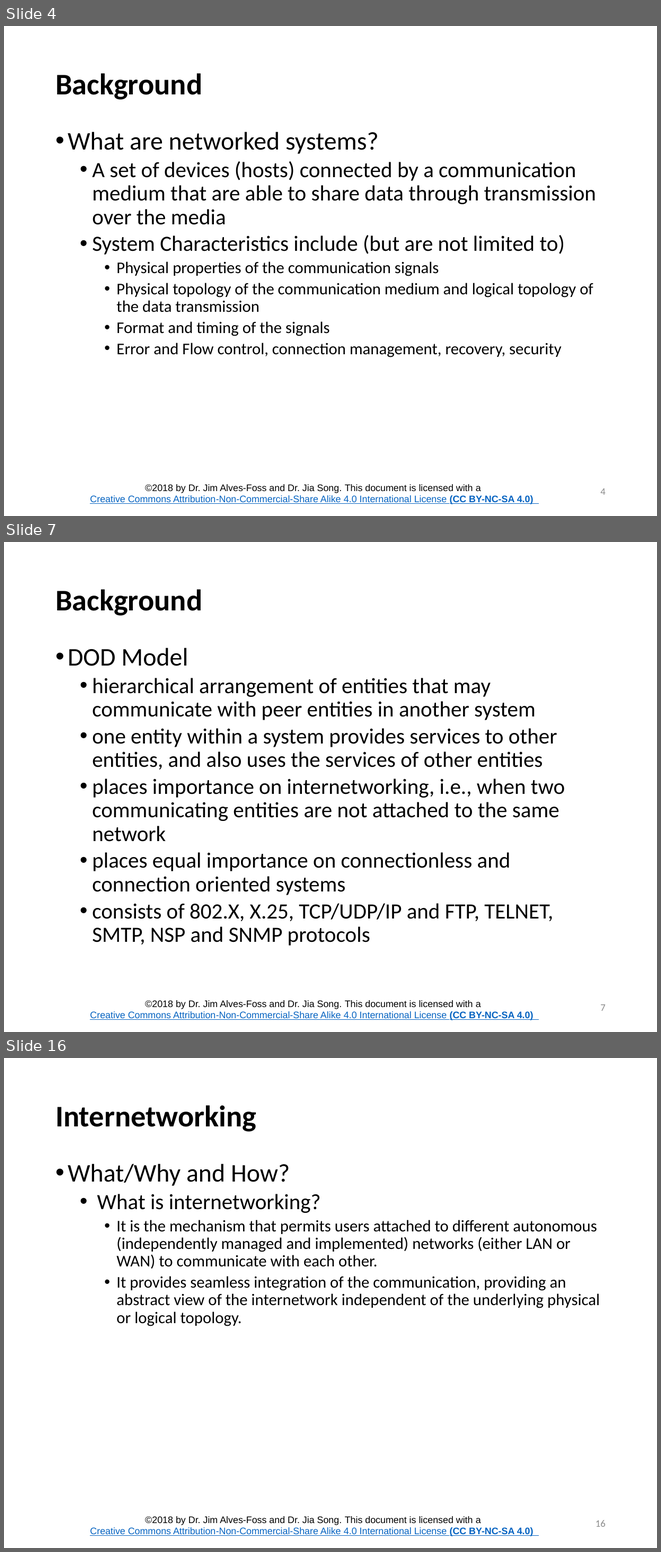
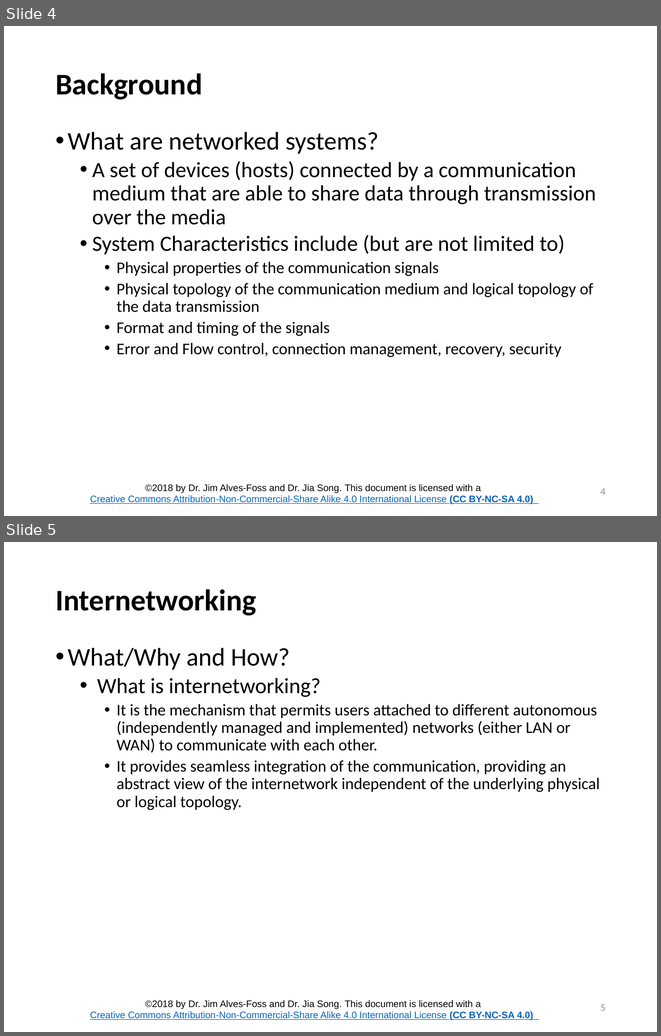
Before and after one commit to CenterForSecureAndDependableSystems/Teaching-Materials, a slide deck: Network-Security/Module_1 Internetworking/Lesson_2_Internetworking.pptx. Shown one above the other, each under a label of ours: slides 4, 7 and 16 before the commit, slides 4 and 5 after it; the slides between them are not shown. The pictures are 661x1552 and 661x1036 pixels, drawn with LibreOffice and Linux fonts; fonts in the diff are those of the drawing; background and template pictures are left out. Boxes give left, top, right and bottom in pixels: in the first picture for what was removed or moved away, otherwise in the second. Text is boxed around its words. In the diff, an @@ line names an element or a change of style, - is before the commit and + after.

```diff
--- a/Network-Security/Module_1 Internetworking/Lesson_2_Internetworking.pptx
+++ b/Network-Security/Module_1 Internetworking/Lesson_2_Internetworking.pptx
@@ slide 7 removed at (x1=4, y1=542, x2=657, y2=1032), background #FFFFFF; not listed: 1 template element that a slide beside it also shows @@
@@ title removed at (x1=55, y1=589, x2=202, y2=616) @@
-Background
@@ text removed at (x1=68, y1=647, x2=565, y2=945) @@
-• DOD Model
-  • hierarchical arrangement of entities that may communicate with peer entities in another system
-  • one entity within a system provides services to other entities, and also uses the services of other entities
-  • places importance on internetworking, i.e., when two communicating entities are not attached to the same network
-  • places equal importance on connectionless and connection oriented systems
-  • consists of 802.X, X.25, TCP/UDP/IP and FTP, TELNET, SMTP, NSP and SNMP protocols
@@ page number removed at (x1=600, y1=1004, x2=606, y2=1011) @@
-7
@@ what was slide 16 is now slide 5 @@
@@ page number at (x1=600, y1=1004, x2=606, y2=1011): text changed @@
-16
+5
```
Also in this commit, not shown: 1 slide added, 11 other slides removed, 55 other files.
